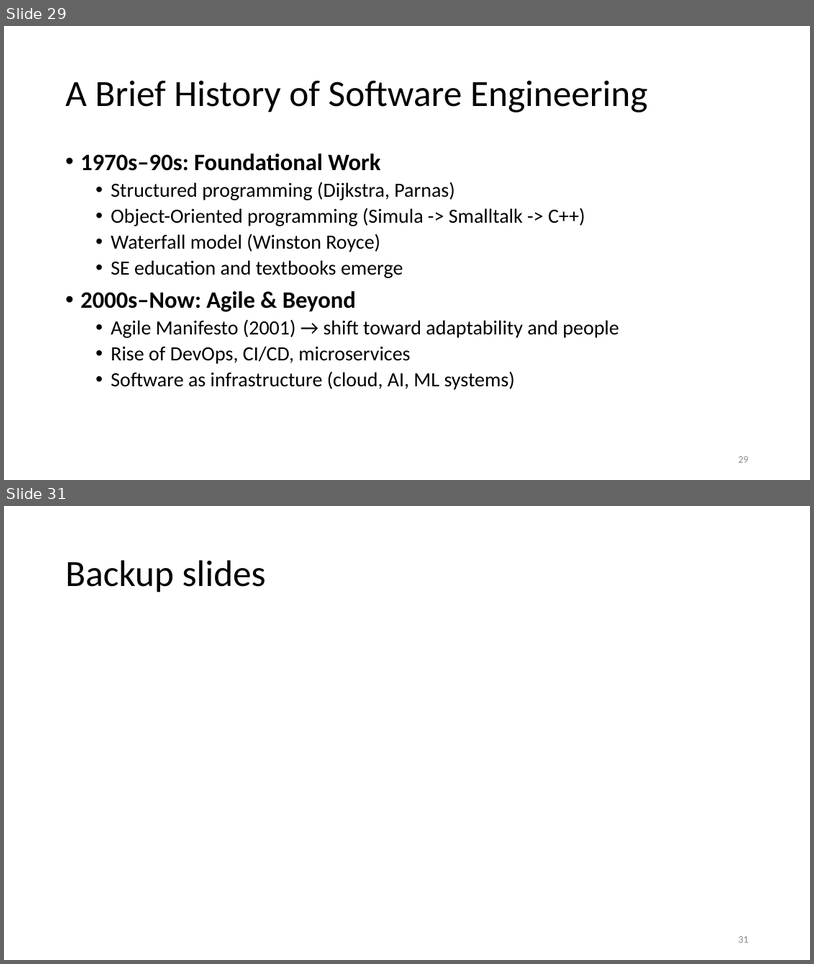
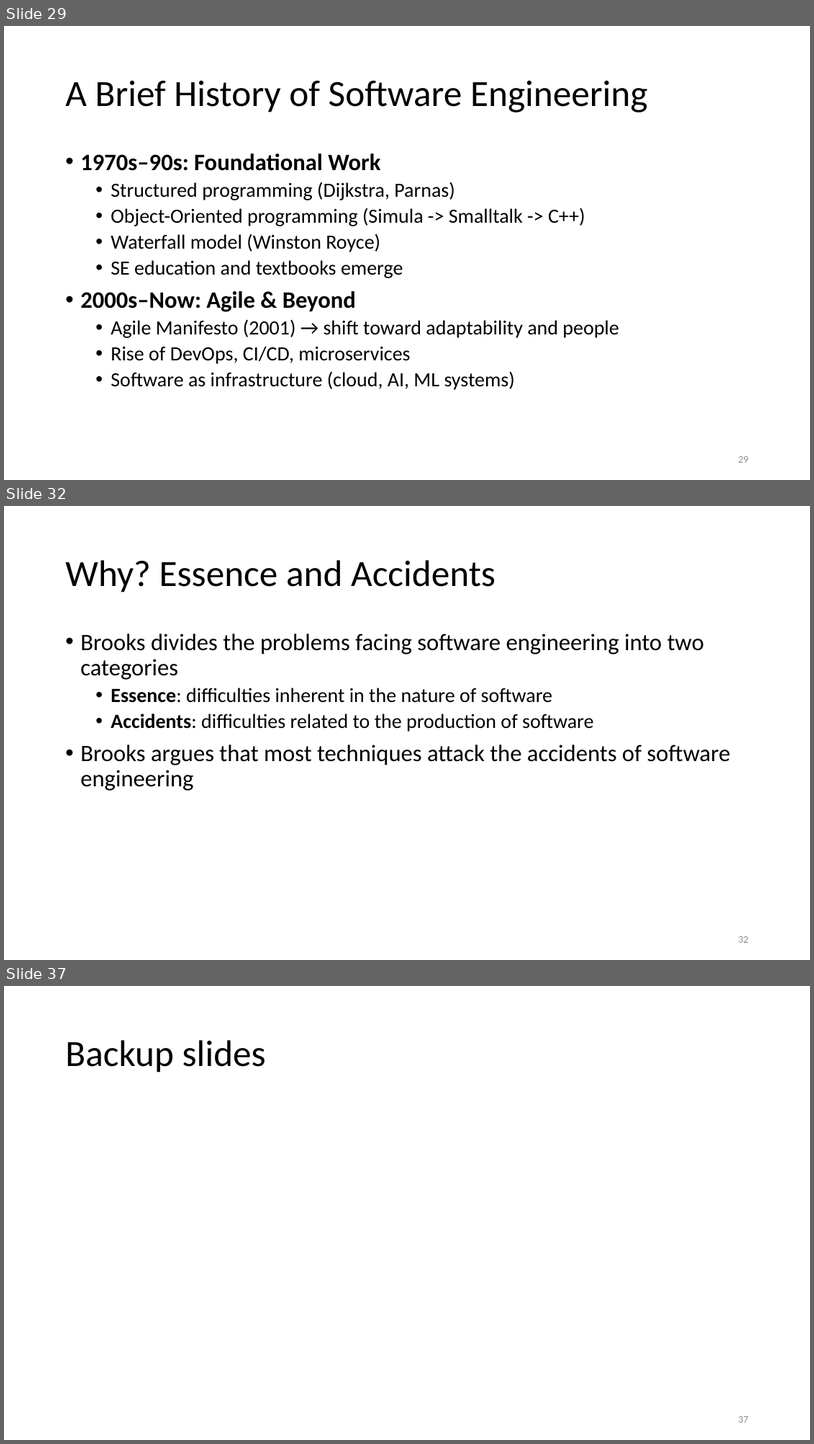
Before and after one commit to tongzhou80/cs6100, a slide deck: slides/Lecture1.pptx. Shown one above the other, each under a label of ours: slides 29 and 31 before the commit, slides 29, 32 and 37 after it; the slides between them are not shown. The pictures are 814x964 and 814x1444 pixels, drawn with LibreOffice and Linux fonts; fonts in the diff are those of the drawing; background and template pictures are left out. Boxes give left, top, right and bottom in pixels: in the first picture for what was removed or moved away, otherwise in the second. Text is boxed around its words. In the diff, an @@ line names an element or a change of style, - is before the commit and + after.

```diff
--- a/slides/Lecture1.pptx
+++ b/slides/Lecture1.pptx
@@ slide 32 added at (4,506,810,960), background #FFFFFF @@
@@ title added at (65,560,496,592), 44 pt, text #000000 @@
+Why? Essence and Accidents
@@ text added at (80,633,730,790), 28 pt, text #000000 @@
+• Brooks divides the problems facing software engineering into two categories
+  • Essence: difficulties inherent in the nature of software
+  • Accidents: difficulties related to the production of software
+• Brooks argues that most techniques attack the accidents of software engineering
@@ page number added at (738,936,748,942), 12 pt, text #8C8C8C @@
+32
@@ what was slide 31 is now slide 37 @@
@@ page number at (738,1416,748,1422): text changed @@
-31
+37
```
Also in this commit, not shown: 2 slides changed, 5 other slides added.
